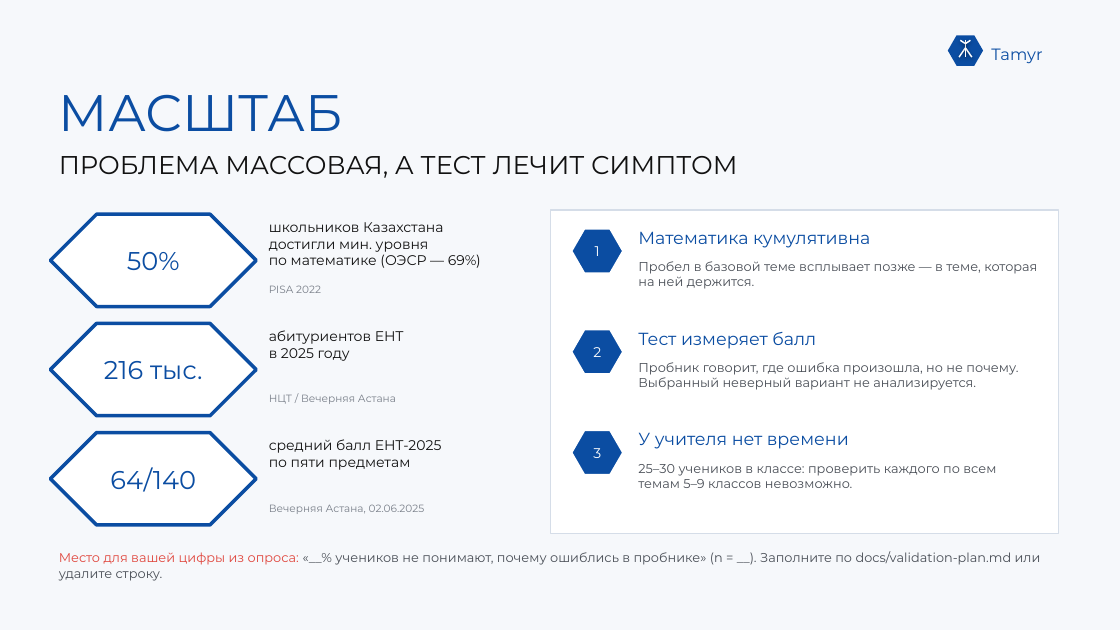
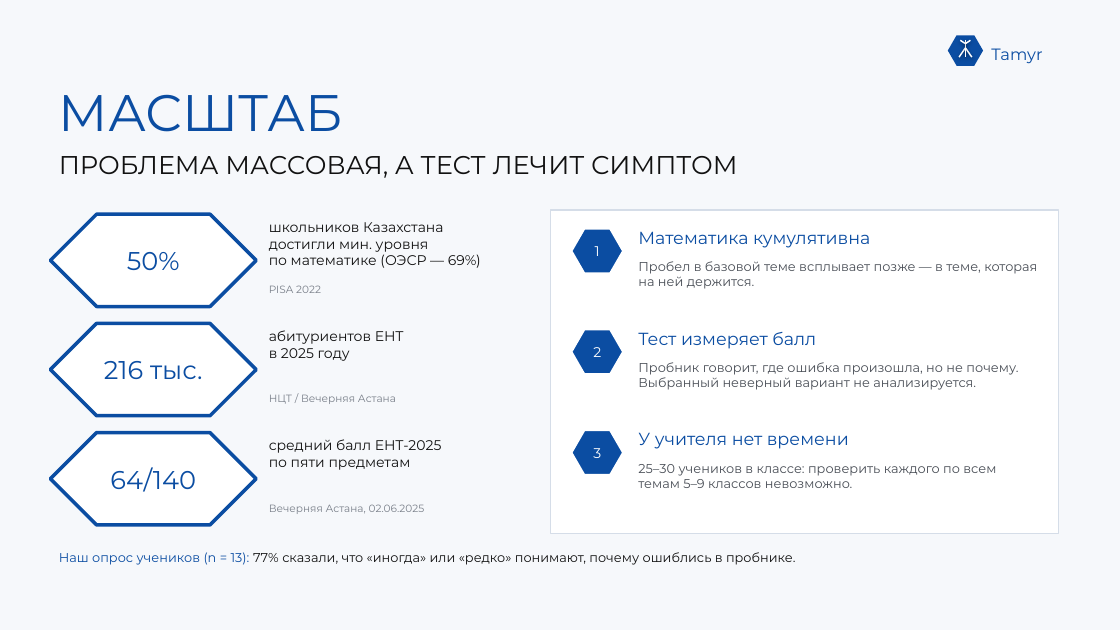
Before and after one commit to sas1k00/hackathonchik, a slide deck: slide 3 of docs/Tamyr_VentureHack2026.pptx. Drawn at 1120x630 pixels with LibreOffice and Linux fonts; fonts in the diff are those of the drawing. Boxes give left, top, right and bottom in pixels: in the first picture for what was removed or moved away, otherwise in the second. Text is boxed around its words. In the diff, an @@ line names an element or a change of style, - is before the commit and + after.

```diff
--- a/docs/Tamyr_VentureHack2026.pptx
+++ b/docs/Tamyr_VentureHack2026.pptx
@@ text at (x1=59, y1=552, x2=796, y2=565): text changed; text colour #4A4F57 to #111111 @@
-Место для вашей цифры из опроса: «__% учеников не понимают, почему ошиблись в пробнике» (n = __). Заполните по docs/validation-plan.md или удалите строку.
+Наш опрос учеников (n = 13): 77% сказали, что «иногда» или «редко» понимают, почему ошиблись в пробнике.
```
Also in this commit, not shown: 2 other files.
